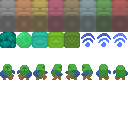
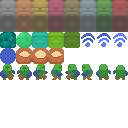
Revision of a layered (128, 128) image; what changed, layer by layer:
painted on "chaser" over [0, 48, 64, 64]
painted on "walls/floors" over [0, 48, 64, 64]
